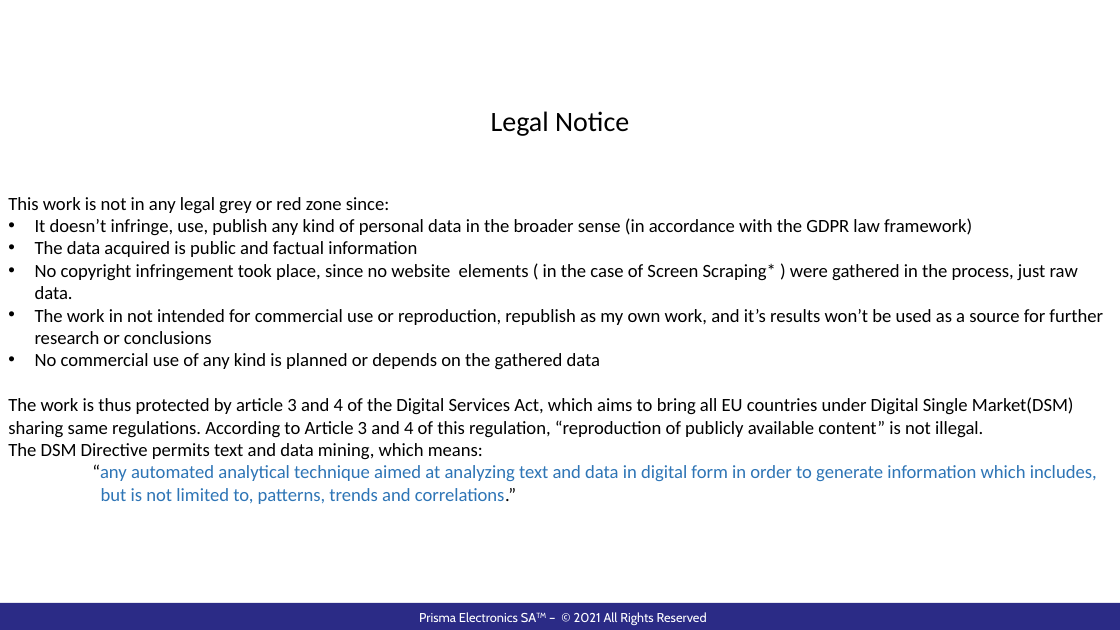
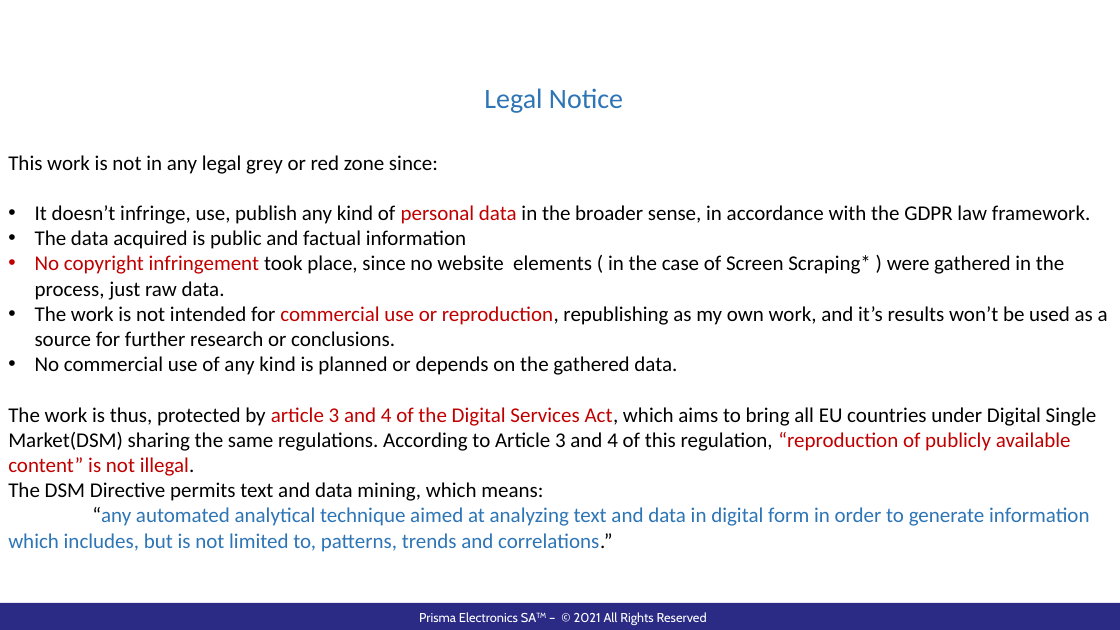
Before and after one commit to pazo0z0o/WorkRelatedLearning, a slide deck: slide 2 of ShipBunkerWindowsService/Documentation/WebScraperPresentation.pptx. Drawn at 1120x630 pixels with LibreOffice and Linux fonts; fonts in the diff are those of the drawing; background and template pictures are left out. Boxes give left, top, right and bottom in pixels: in the first picture for what was removed or moved away, otherwise in the second. Text is boxed around its words. In the diff, an @@ line names an element or a change of style, - is before the commit and + after.

```diff
--- a/ShipBunkerWindowsService/Documentation/WebScraperPresentation.pptx
+++ b/ShipBunkerWindowsService/Documentation/WebScraperPresentation.pptx
@@ text "Legal Notice": place and size @@
-text "Legal Notice" at bbox=[491, 111, 629, 136]
+text "Legal Notice" at bbox=[484, 88, 623, 113]
@@ text "Legal Notice" at bbox=[484, 88, 623, 113]: text colour #000000 to #2E75B6 @@
@@ text "This work is not in ...": place and size @@
-text "This work is not in ..." at bbox=[8, 197, 1103, 504]
+text "This work is not in ..." at bbox=[8, 155, 1108, 552]
@@ text at bbox=[8, 155, 1064, 501]: size 16 to 18 pt in "This work is not in any legal ...", "The data acquired is public and factual ...", "No copyright infringement took place, since no ...", "The DSM Directive permits text and data ..."; text colour #000000 to #C00000 in "No copyright infringement" @@
@@ text at bbox=[35, 205, 1090, 224]: text changed; size 16 to 18 pt @@
-• It doesn’t infringe, use, publish any kind of personal data in the broader sense (in accordance with the GDPR law framework)
+• It doesn’t infringe, use, publish any kind of personal data in the broader sense, in accordance with the GDPR law framework.
@@ text at bbox=[8, 306, 1108, 476]: text changed; size 16 to 18 pt @@
-• The work in not intended for commercial use or reproduction, republish as my own work, and it’s results won’t be used as a source for further research or conclusions
-• No commercial use of any kind is planned or depends on the gathered data
-The work is thus protected by article 3 and 4 of the Digital Services Act, which aims to bring all EU countries under Digital Single Market(DSM) sharing same regulations. According to Article 3 and 4 of this regulation, “reproduction of publicly available content” is not illegal.
+• The work is not intended for commercial use or reproduction, republishing as my own work, and it’s results won’t be used as a source for further research or conclusions.
+• No commercial use of any kind is planned or depends on the gathered data.
+The work is thus, protected by article 3 and 4 of the Digital Services Act, which aims to bring all EU countries under Digital Single Market(DSM) sharing the same regulations. According to Article 3 and 4 of this regulation, “reproduction of publicly available content” is not illegal.
@@ text at bbox=[8, 507, 1089, 552]: text changed; size 16 to 18 pt @@
-“any automated analytical technique aimed at analyzing text and data in digital form in order to generate information which includes,
-but is not limited to, patterns, trends and correlations.”
+“any automated analytical technique aimed at analyzing text and data in digital form in order to generate information which includes, but is not limited to, patterns, trends and correlations.”
```
